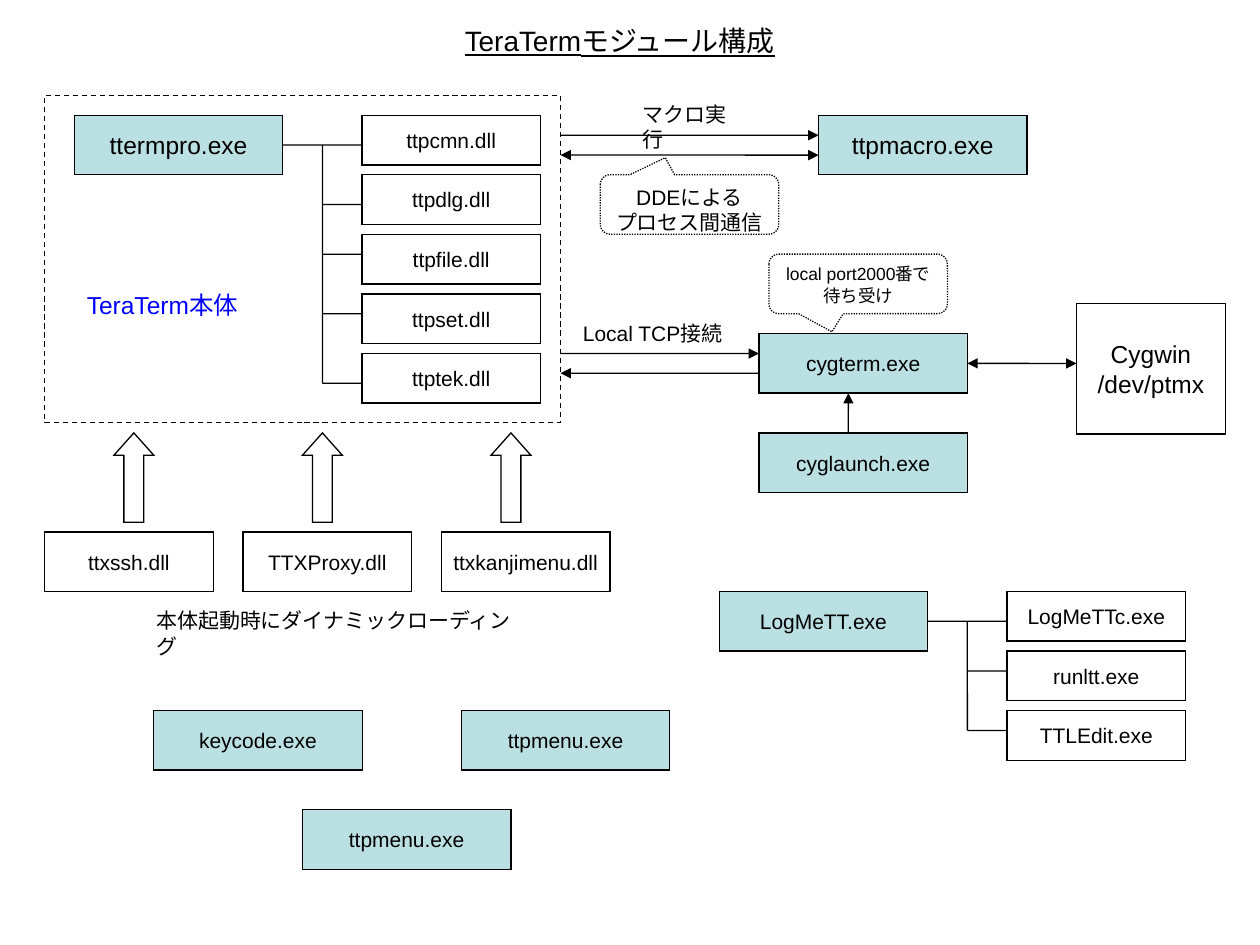
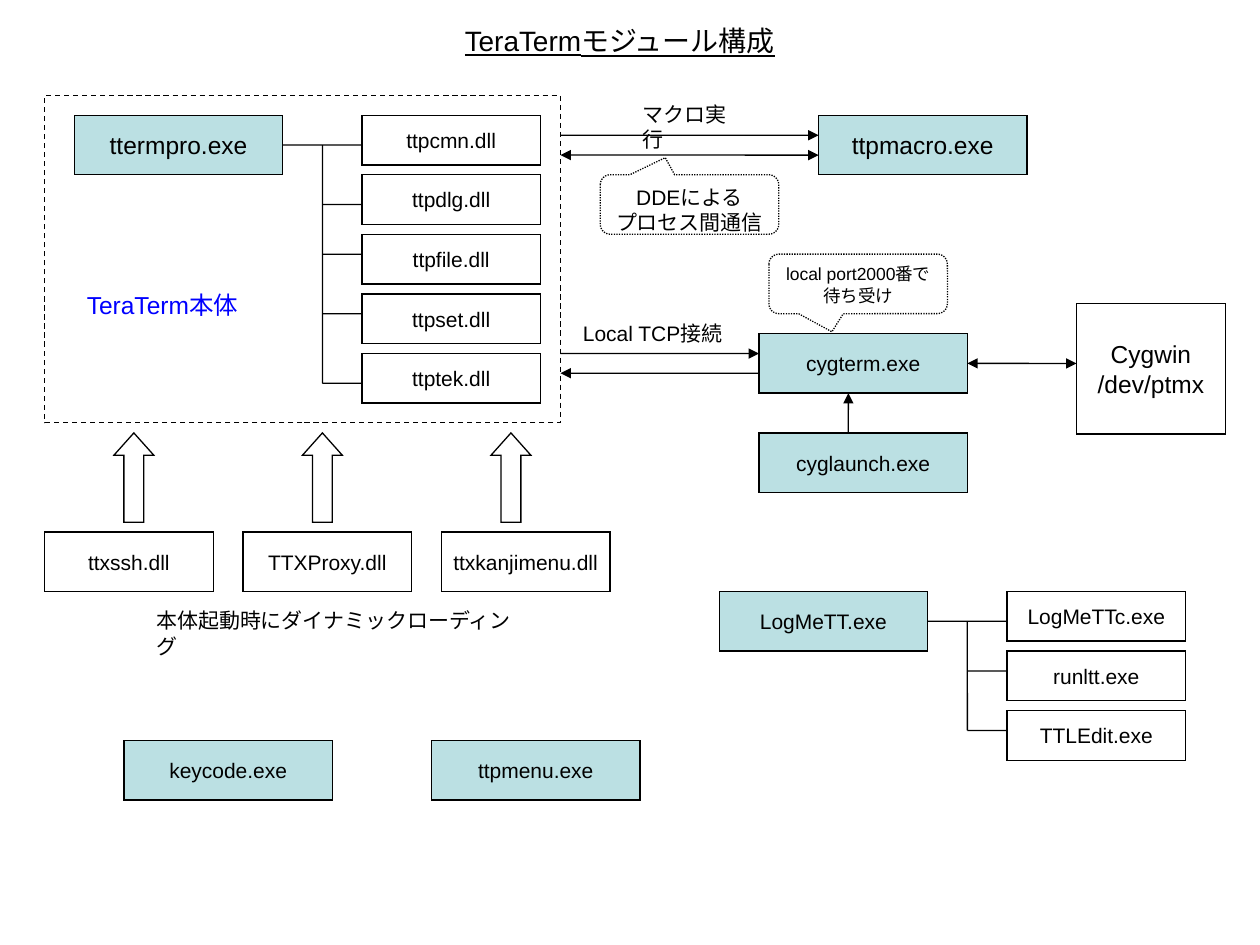
Before and after one commit to m-tmatma/ttssh2-work, a slide deck: slide 1 of jp/html/reference/image/module_relation.ppt. Drawn at 1260x945 pixels with LibreOffice and Linux fonts; fonts in the diff are those of the drawing. Boxes give left, top, right and bottom in pixels: in the first picture for what was removed or moved away, otherwise in the second. Text is boxed around its words. In the diff, an @@ line names an element or a change of style, - is before the commit and + after.

```diff
--- a/jp/html/reference/image/module_relation.ppt
+++ b/jp/html/reference/image/module_relation.ppt
@@ rectangle "keycode.exe": place and size @@
-rectangle "keycode.exe" at <box>154,711,362,770</box>
+rectangle "keycode.exe" at <box>123,741,331,800</box>
@@ rectangle "ttpmenu.exe": place and size @@
-rectangle "ttpmenu.exe" at <box>461,711,669,770</box>
+rectangle "ttpmenu.exe" at <box>432,741,640,800</box>
@@ rectangle removed at <box>302,810,510,869</box> @@
-ttpmenu.exe
```
Also in this commit, not shown: 2 other files.
